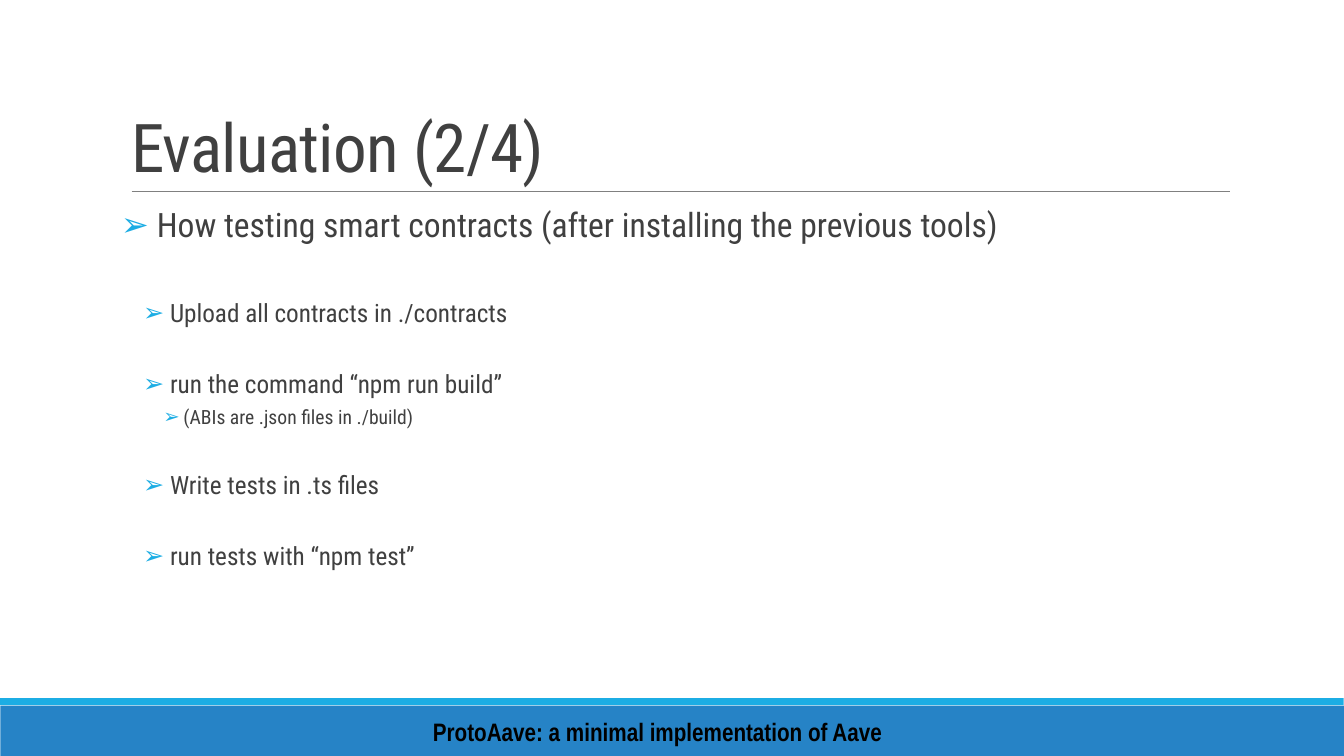
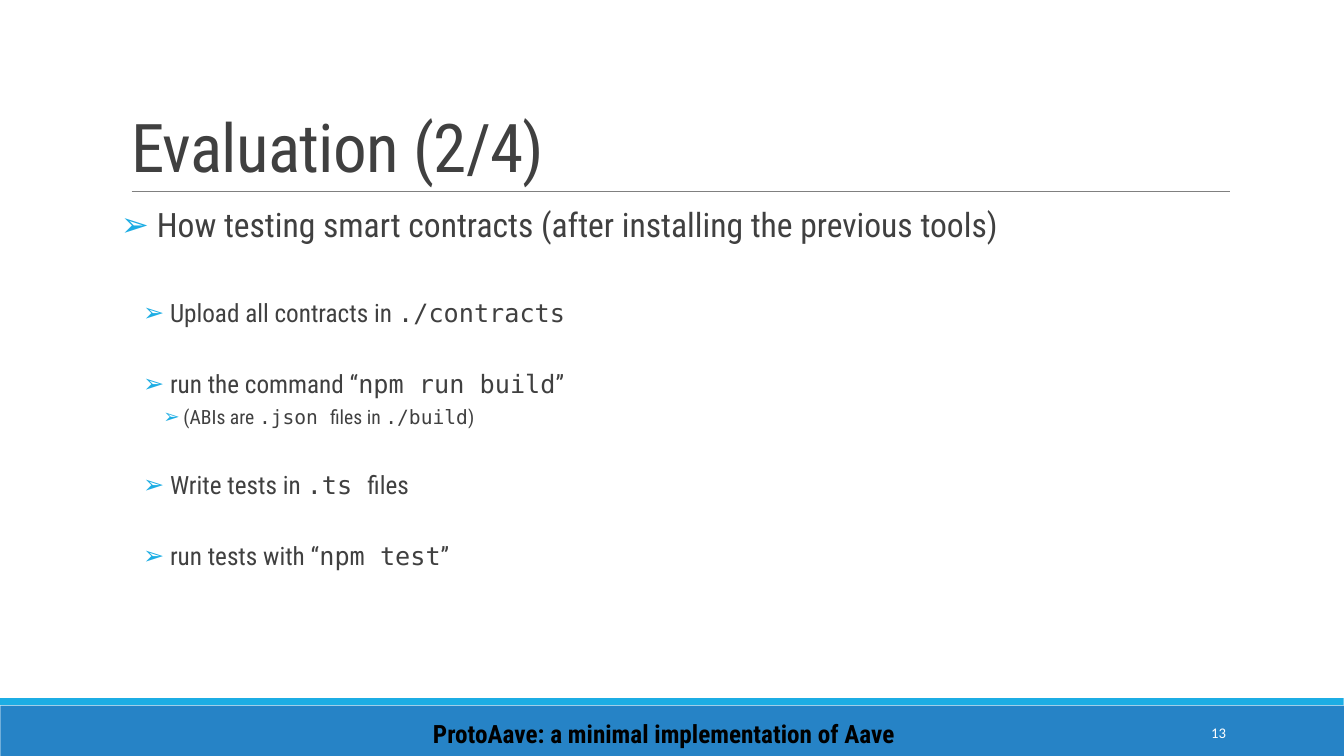
Before and after one commit to enricopiseddu/lendingPool, a slide deck: slide 13 of presentation.pptx. Drawn at 1344x756 pixels with LibreOffice and Linux fonts; fonts in the diff are those of the drawing. Boxes give left, top, right and bottom in pixels: in the first picture for what was removed or moved away, otherwise in the second. Text is boxed around its words. In the diff, an @@ line names an element or a change of style, - is before the commit and + after.

```diff
--- a/presentation.pptx
+++ b/presentation.pptx
@@ text at box(170, 303, 565, 571): font Roboto Condensed to DejaVu Sans Mono in "./contracts", "“npm run build”", ".json ./build)", ".ts" and 1 more places @@
@@ text "ProtoAave: a minimal implementation of ..." at box(433, 724, 894, 748): font Arial Narrow to Roboto Condensed @@
@@ page number added at box(1211, 728, 1226, 738), 10.5 pt, text #FFFFFF @@
+13
```
Also in this commit, not shown: 15 other slides changed.
